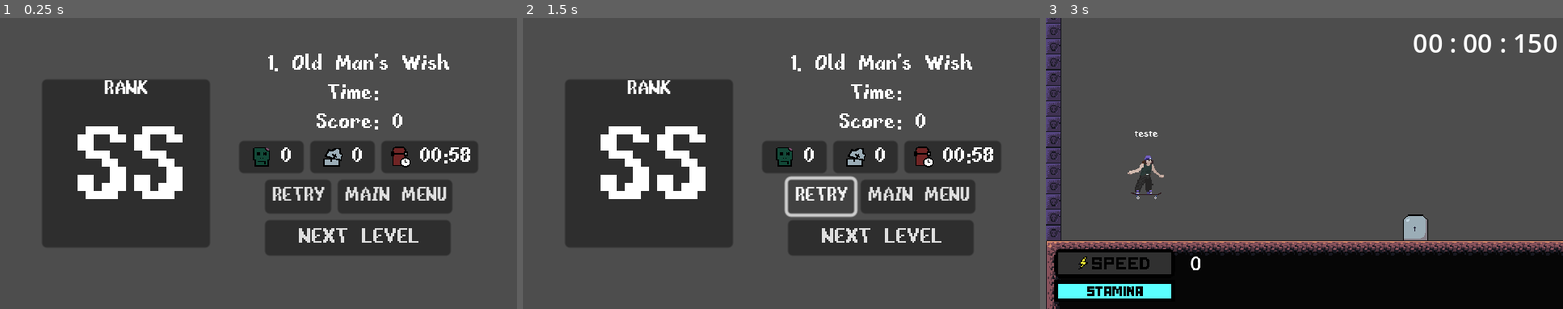
Above: before the commit, frames 1-3 (left to right).
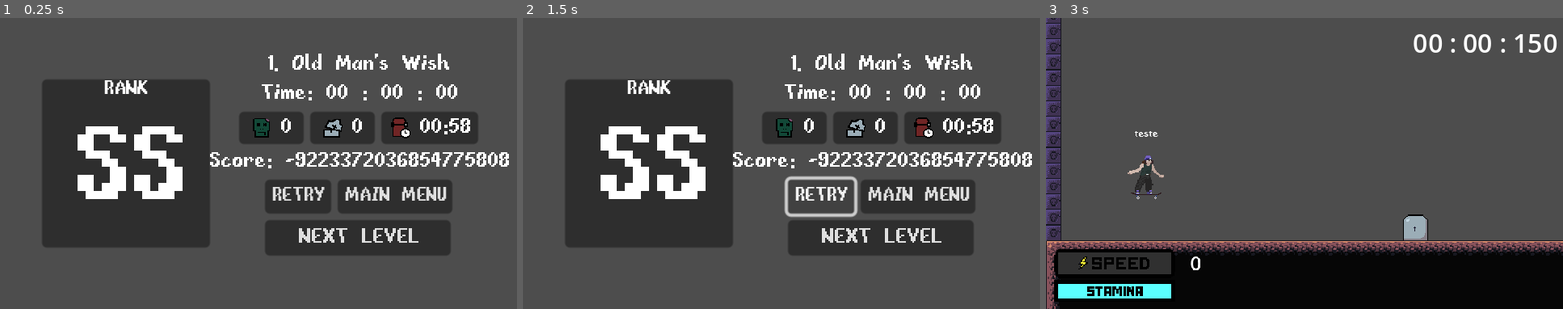
Above: after the commit, the same moments.

Repository: lucasjanta/GraveGrinder
Game: Godot game, scene res://Scenes/Menus/level_results.tscn
The game is run twice, just before and just after one commit, with the same random seed, the same clock (stepped at 60 frames per second) and the same inputs. This scene is started directly instead of the project's main scene.
Inputs:
- Up to frame 1 (0.25 s): no input
- Up to frame 2 (1.5 s): click "RETRY" at 0.5 s; click "RETRY" at 1.25 s
- Up to frame 3 (3 s): click "RETRY" at 2 s; click "NEXT LEVEL" at 2.75 s

The runs differ from the first frame. In frame 1, 9.0% of the frame differs, in the area x 40-99%, y 22-54%; in frame 2, 9.0%; in frame 3, nothing differs.

Commit message:
changes on score system

Diff:
--- a/Player/player.gd
+++ b/Player/player.gd
@@ -44,7 +44,7 @@
 	handle_stopwatch()
 	handle_velocity_bar()
 	handle_stamina_bar(delta)
-	handle_score(delta)
+	#handle_score(delta)
 	#Adiciona gravidade
 	if not is_on_floor():
 		velocity.y += gravity * delta
@@ -65,7 +65,7 @@
 
 func handle_stopwatch():
 	stopwatch_label.text = stopwatch.time_to_string()
-	UI.speedrun_time = stopwatch.time_to_string()
+	UI.speedrun_time = stopwatch.time
 
 func handle_stamina_bar(delta):
 	if stamina < max_stamina:
@@ -88,16 +88,16 @@
 		velocity_bar.tint_progress = "00ff00"
 	vel_label.text = str(int(velocity.x))
 
-func handle_score(delta):
-	if velocity.x > 50 and velocity.x <= 100:
-		UI.score += delta * 2
-	if velocity.x > 100 and velocity.x <= 200:
-		UI.score += delta * 4
-	if velocity.x > 200 and velocity.x <= 300:
-		UI.score += delta * 8
-	if velocity.x > 300:
-		UI.score += delta * 16
-	score.text = "Score: " + str(int(UI.score))
+#func handle_score(delta):
+	#if velocity.x > 50 and velocity.x <= 100:
+		#UI.score += delta * 2
+	#if velocity.x > 100 and velocity.x <= 200:
+		#UI.score += delta * 4
+	#if velocity.x > 200 and velocity.x <= 300:
+		#UI.score += delta * 8
+	#if velocity.x > 300:
+		#UI.score += delta * 16
+	#score.text = "Score: " + str(int(UI.score))
 
 func show_status(status):
 	status_pop.text = status
--- a/Scenes/Menus/level_results.gd
+++ b/Scenes/Menus/level_results.gd
@@ -7,11 +7,17 @@
 @onready var tombs_destroyed_label = $Stats/HBoxContainer/PanelContainer2/HBoxContainer/tombs_destroyed
 @onready var grind_time_label = $Stats/HBoxContainer/PanelContainer3/HBoxContainer/grind_time
 
+var time_points : int
+var zombies_points : int
+var tomb_points : int
+
 #ao ir pra essa tela salva o resultado da run
 func _ready():
+	#score: ponto do tempo + pontos dos zumbis - tombstones destruidas
+	UI.score = get_points()
 	UI.check_score(UI.selected_level)
 	score.text = "Score: " + str(int(UI.score))
-	time.text = "Time: " + str(UI.speedrun_time)
+	time.text = "Time: " + UI.time_to_string(UI.speedrun_time)
 	zombies_killed_label.text = str(UI.zombies_killed)
 	tombs_destroyed_label.text = str(UI.tombstones_destroyed)
 
@@ -28,3 +34,14 @@
 		print("configurar tela de game zerado")
 		return
 	UI.start_level(UI.selected_level)
+
+func randomize_time() -> float:
+	var random_time = randf_range(0.0, 5999.99)
+	return random_time
+
+func get_points() -> int:
+	time_points = int(100000 / UI.speedrun_time)
+	zombies_points = UI.zombies_killed * 100
+	tomb_points = UI.tombstones_destroyed * -50
+	var points = time_points + zombies_points + tomb_points
+	return points
--- a/Scenes/Menus/level_results.tscn
+++ b/Scenes/Menus/level_results.tscn
@@ -14,6 +14,8 @@
 grow_horizontal = 2
 grow_vertical = 2
 script = ExtResource("1_7epgg")
+
+[node name="AnimationPlayer" type="AnimationPlayer" parent="."]
 
 [node name="Container" type="PanelContainer" parent="."]
 layout_mode = 1
@@ -72,12 +74,6 @@
 layout_mode = 2
 theme_override_fonts/font = ExtResource("1_w0tvd")
 text = "TIME: 02:25:150"
-horizontal_alignment = 1
-
-[node name="score" type="Label" parent="Stats"]
-layout_mode = 2
-theme_override_fonts/font = ExtResource("1_w0tvd")
-text = "SCORE: 12579"
 horizontal_alignment = 1
 
 [node name="HBoxContainer" type="HBoxContainer" parent="Stats"]
@@ -157,6 +153,12 @@
 horizontal_alignment = 1
 vertical_alignment = 1
 
+[node name="score" type="Label" parent="Stats"]
+layout_mode = 2
+theme_override_fonts/font = ExtResource("1_w0tvd")
+text = "SCORE: 12579"
+horizontal_alignment = 1
+
 [node name="VBoxContainer" type="VBoxContainer" parent="Stats"]
 layout_mode = 2
 
--- a/Scenes/Menus/level_selection.gd
+++ b/Scenes/Menus/level_selection.gd
@@ -27,8 +27,9 @@
 		best_time.text = "Best time: None"
 	else:
 		play.disabled = false
+		best_time.text = "Best time: " + str(UI.recordtime)
 		best_score.text = "Score: " + str(int(UI.highscore))
-		best_time.text = "Best time: " + (UI.recordtime)
+
 
 func _on_previous_pressed():
 	if UI.selected_level > 1:
--- a/Scripts/on_screen_ui.gd
+++ b/Scripts/on_screen_ui.gd
@@ -5,14 +5,14 @@
 #var finished_level : bool
 
 var score : float = 0
-var speedrun_time : String
+var speedrun_time : float
 var zombies_killed : int
 var tombstones_destroyed : int
 var time_in_grind
 
 
 var highscore : float
-var recordtime : String
+var recordtime : float
 var zombies_killed_record : int
 var tombstones_destroyed_record : int
 var time_in_grind_record
@@ -85,3 +85,12 @@
 		get_tree().change_scene_to_file("res://Scenes/Menus/level_results.tscn")
 	else:
 		get_tree().change_scene_to_file("res://Scenes/Menus/game_over.tscn")
+
+func time_to_string(time) -> String:
+	var msec = fmod(time, 1) * 1000
+	var sec = fmod(time, 60)
+	var minute = time / 60
+	#formatting time to look like this: 00:00:000
+	var format_string = "%02d : %02d : %02d"
+	var actual_string = format_string % [minute, sec, msec]
+	return actual_string
--- a/Scripts/stopwatch.gd
+++ b/Scripts/stopwatch.gd
@@ -1,7 +1,7 @@
 extends Node
 class_name Stopwatch
 
-var time = 0.0
+var time : float = 0.0
 var stopped : bool = false
 
 func _process(delta):
